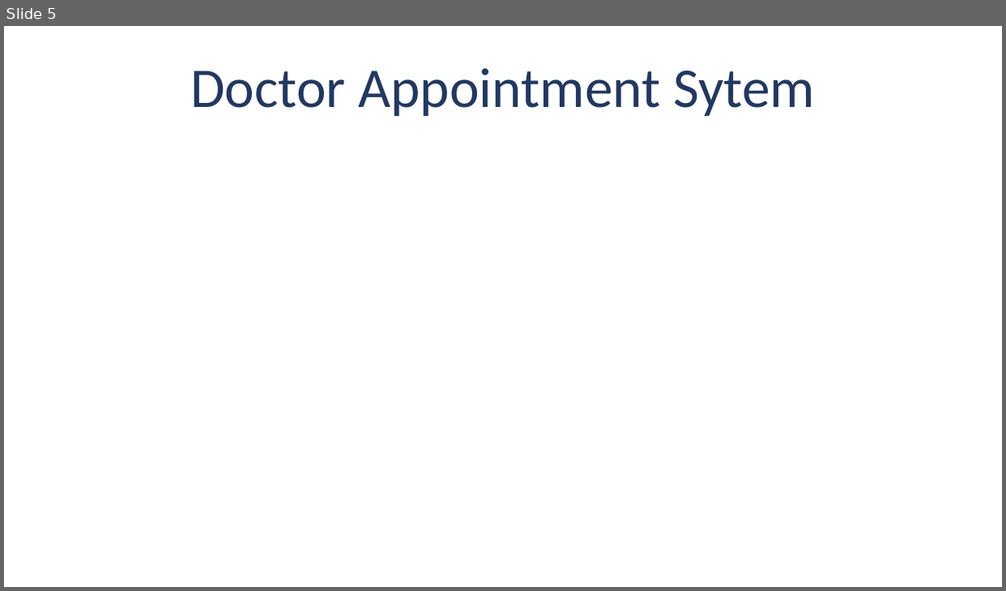
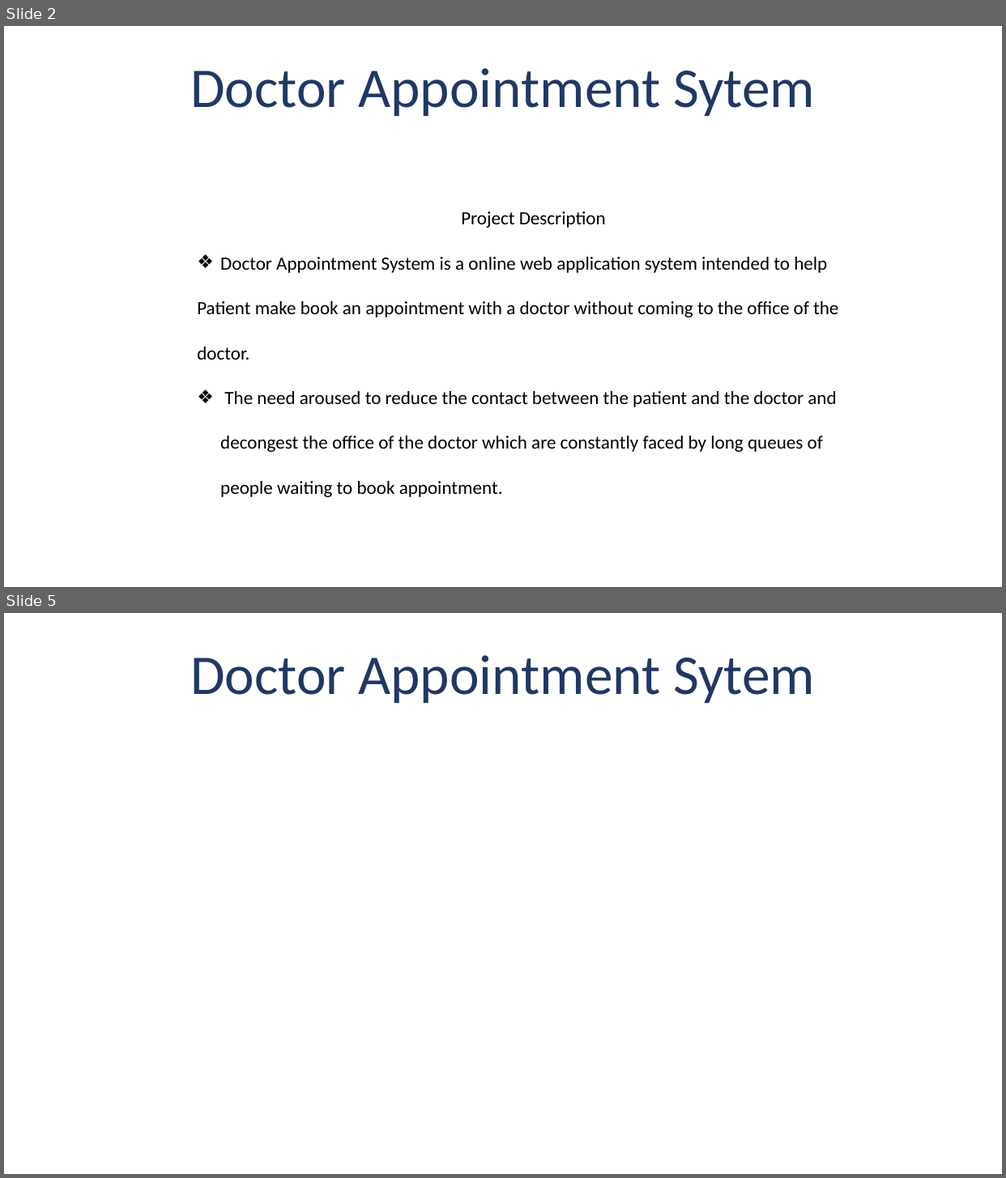
Before and after one commit to silencer929/das, a slide deck: Doctor Appointment Sytem.pptx. Shown one above the other, each under a label of ours: slide 5 before the commit, slides 2 and 5 after it; the slides between them are not shown. The pictures are 1006x591 and 1006x1178 pixels, drawn with LibreOffice and Linux fonts; fonts in the diff are those of the drawing. Boxes give left, top, right and bottom in pixels: in the first picture for what was removed or moved away, otherwise in the second. Text is boxed around its words. In the diff, an @@ line names an element or a change of style, - is before the commit and + after.

```diff
--- a/Doctor Appointment Sytem.pptx
+++ b/Doctor Appointment Sytem.pptx
@@ slide 2 added at (x1=4, y1=26, x2=1002, y2=587), background #FFFFFF @@
@@ title added at (x1=190, y1=68, x2=815, y2=116), 54 pt, text #203864 @@
+Doctor Appointment Sytem
@@ text added at (x1=197, y1=211, x2=838, y2=497), 18 pt, text #000000 @@
+Project Description
+❖ Doctor Appointment System is a online web application system intended to help
+Patient make book an appointment with a doctor without coming to the office of the doctor.
+❖ The need aroused to reduce the contact between the patient and the doctor and decongest the office of the doctor which are constantly faced by long queues of people waiting to book appointment.
```
Also in this commit, not shown: 2 slides changed, 1 other slide added, 2 other files.
